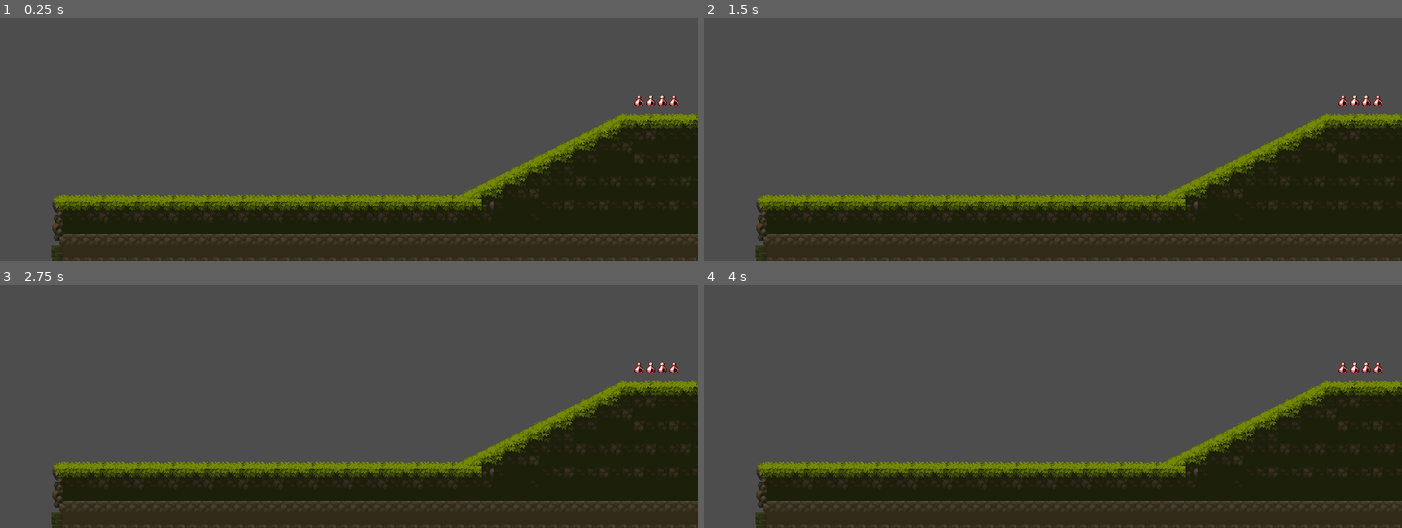
Above: before the commit, frames 1-4 (two rows, left to right).
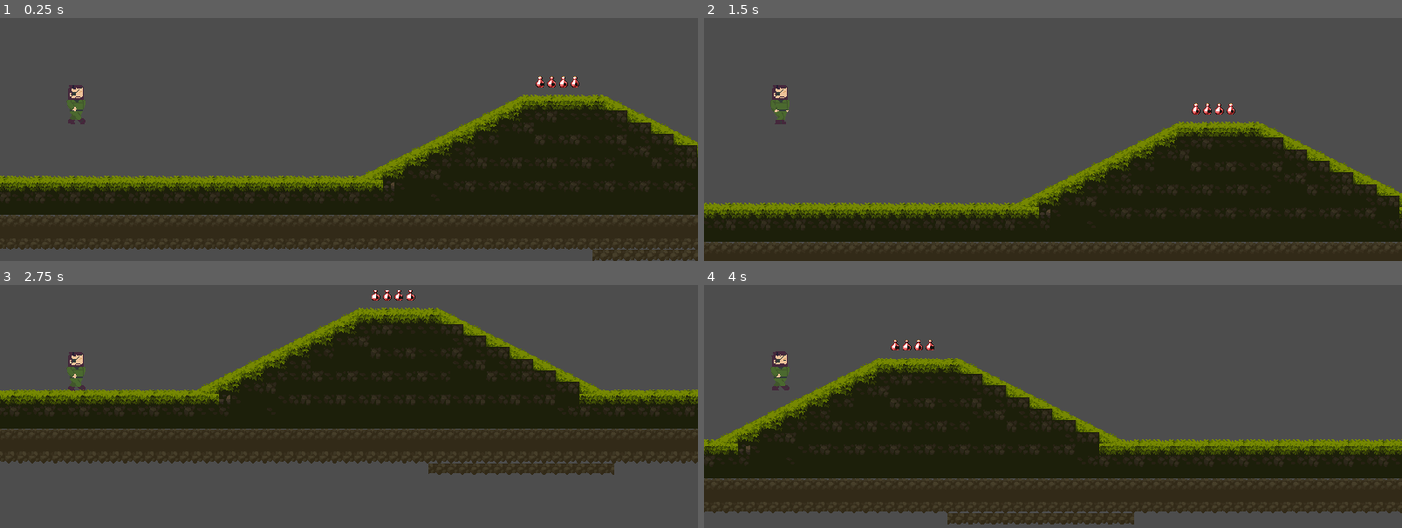
Above: after the commit, the same moments.

Repository: JuanGdev/Autum-Tavern-Game-Jam-2023
Game: Godot game, scene res://debug_physics_test_map/test_map.tscn
The game is run twice, just before and just after one commit, with the same random seed, the same clock (stepped at 60 frames per second) and the same inputs.
Inputs:
- Up to frame 1 (0.25 s): no input
- Up to frame 2 (1.5 s): tap Enter (ui_accept) at 0.5 s; hold Right (ui_right) from 0.53 s (still down); tap Space (jump) at 0.77 s
- Up to frame 3 (2.75 s): tap Space (jump) at 1.52 s; release Right (ui_right) at 2.03 s; hold Left (ui_left) from 2.03 s (still down)
- Up to frame 4 (4 s): release Left (ui_left) at 2.78 s; hold Right (ui_right) from 2.78 s (still down); tap Space (jump) at 3.02, 3.77 s

The runs differ from the first frame. In frame 1, 26% of the frame differs, in the area x 0-100%, y 24-100%; in frame 2, 19%; in frame 3, 62%, in the area x 0-100%, y 2-100%; in frame 4, 37%.
Error before the commit: Invalid access to property or key 'position' on a base object of type 'null instance'. (res://debug_physics_test_map/Node2D.gd:12)

Commit message:
Update daredevil.tscn

Diff:
--- a/Daredevil_character/daredevil.tscn
+++ b/Daredevil_character/daredevil.tscn
@@ -1,56 +1,78 @@
-[gd_scene load_steps=14 format=3 uid="uid://bmxxhsxpo0uae"]
+[gd_scene load_steps=18 format=3 uid="uid://bmxxhsxpo0uae"]
 
 [ext_resource type="Script" path="res://Daredevil_character/daredevil.gd" id="1_0fwrq"]
-[ext_resource type="Texture2D" uid="uid://ehqgno3no1md" path="res://art/esnaque.png" id="3_x5lyj"]
+[ext_resource type="Texture2D" uid="uid://b1vmnishf6f7b" path="res://art/SPRITES/esnaque.png" id="2_6g3wl"]
 
 [sub_resource type="CapsuleShape2D" id="CapsuleShape2D_8a0li"]
 radius = 15.89
 height = 61.18
 
-[sub_resource type="AtlasTexture" id="AtlasTexture_g7vd5"]
-atlas = ExtResource("3_x5lyj")
-region = Rect2(0, 0, 37, 63)
+[sub_resource type="AtlasTexture" id="AtlasTexture_o02ko"]
+atlas = ExtResource("2_6g3wl")
+region = Rect2(0, 0, 64, 64)
 
-[sub_resource type="AtlasTexture" id="AtlasTexture_2qukv"]
-atlas = ExtResource("3_x5lyj")
-region = Rect2(37, 0, 37, 63)
+[sub_resource type="AtlasTexture" id="AtlasTexture_u6ygx"]
+atlas = ExtResource("2_6g3wl")
+region = Rect2(64, 0, 64, 64)
 
-[sub_resource type="AtlasTexture" id="AtlasTexture_e68p3"]
-atlas = ExtResource("3_x5lyj")
-region = Rect2(0, 189, 37, 63)
+[sub_resource type="AtlasTexture" id="AtlasTexture_43bue"]
+atlas = ExtResource("2_6g3wl")
+region = Rect2(128, 0, 64, 64)
 
-[sub_resource type="AtlasTexture" id="AtlasTexture_lc132"]
-atlas = ExtResource("3_x5lyj")
-region = Rect2(0, 126, 37, 63)
+[sub_resource type="AtlasTexture" id="AtlasTexture_5sy10"]
+atlas = ExtResource("2_6g3wl")
+region = Rect2(192, 0, 64, 64)
 
-[sub_resource type="AtlasTexture" id="AtlasTexture_fsuv6"]
-atlas = ExtResource("3_x5lyj")
-region = Rect2(0, 63, 37, 63)
+[sub_resource type="AtlasTexture" id="AtlasTexture_had7d"]
+atlas = ExtResource("2_6g3wl")
+region = Rect2(832, 0, 64, 64)
 
-[sub_resource type="AtlasTexture" id="AtlasTexture_obefd"]
-atlas = ExtResource("3_x5lyj")
-region = Rect2(37, 63, 37, 63)
+[sub_resource type="AtlasTexture" id="AtlasTexture_ye4ca"]
+atlas = ExtResource("2_6g3wl")
+region = Rect2(640, 0, 64, 64)
 
-[sub_resource type="AtlasTexture" id="AtlasTexture_q5a6s"]
-atlas = ExtResource("3_x5lyj")
-region = Rect2(74, 63, 37, 63)
+[sub_resource type="AtlasTexture" id="AtlasTexture_y2vmw"]
+atlas = ExtResource("2_6g3wl")
+region = Rect2(704, 0, 64, 64)
 
-[sub_resource type="AtlasTexture" id="AtlasTexture_ug6f6"]
-atlas = ExtResource("3_x5lyj")
-region = Rect2(111, 63, 37, 63)
+[sub_resource type="AtlasTexture" id="AtlasTexture_oct85"]
+atlas = ExtResource("2_6g3wl")
+region = Rect2(768, 0, 64, 64)
 
-[sub_resource type="AtlasTexture" id="AtlasTexture_30yb1"]
-atlas = ExtResource("3_x5lyj")
-region = Rect2(148, 63, 37, 63)
+[sub_resource type="AtlasTexture" id="AtlasTexture_mirkr"]
+atlas = ExtResource("2_6g3wl")
+region = Rect2(256, 0, 64, 64)
 
-[sub_resource type="SpriteFrames" id="SpriteFrames_rhkr2"]
+[sub_resource type="AtlasTexture" id="AtlasTexture_4mmo5"]
+atlas = ExtResource("2_6g3wl")
+region = Rect2(320, 0, 64, 64)
+
+[sub_resource type="AtlasTexture" id="AtlasTexture_jete0"]
+atlas = ExtResource("2_6g3wl")
+region = Rect2(384, 0, 64, 64)
+
+[sub_resource type="AtlasTexture" id="AtlasTexture_733f3"]
+atlas = ExtResource("2_6g3wl")
+region = Rect2(448, 0, 64, 64)
+
+[sub_resource type="AtlasTexture" id="AtlasTexture_87otw"]
+atlas = ExtResource("2_6g3wl")
+region = Rect2(512, 0, 64, 64)
+
+[sub_resource type="SpriteFrames" id="SpriteFrames_g1d6m"]
 animations = [{
 "frames": [{
 "duration": 1.0,
-"texture": SubResource("AtlasTexture_g7vd5")
+"texture": SubResource("AtlasTexture_o02ko")
 }, {
 "duration": 1.0,
-"texture": SubResource("AtlasTexture_2qukv")
+"texture": SubResource("AtlasTexture_u6ygx")
+}, {
+"duration": 1.0,
+"texture": SubResource("AtlasTexture_43bue")
+}, {
+"duration": 1.0,
+"texture": SubResource("AtlasTexture_5sy10")
 }],
 "loop": true,
 "name": &"idle",
@@ -58,7 +80,7 @@
 }, {
 "frames": [{
 "duration": 1.0,
-"texture": SubResource("AtlasTexture_e68p3")
+"texture": SubResource("AtlasTexture_had7d")
 }],
 "loop": true,
 "name": &"jump",
@@ -66,7 +88,13 @@
 }, {
 "frames": [{
 "duration": 1.0,
-"texture": SubResource("AtlasTexture_lc132")
+"texture": SubResource("AtlasTexture_ye4ca")
+}, {
+"duration": 1.0,
+"texture": SubResource("AtlasTexture_y2vmw")
+}, {
+"duration": 1.0,
+"texture": SubResource("AtlasTexture_oct85")
 }],
 "loop": true,
 "name": &"run",
@@ -74,19 +102,19 @@
 }, {
 "frames": [{
 "duration": 1.0,
-"texture": SubResource("AtlasTexture_fsuv6")
+"texture": SubResource("AtlasTexture_mirkr")
 }, {
 "duration": 1.0,
-"texture": SubResource("AtlasTexture_obefd")
+"texture": SubResource("AtlasTexture_4mmo5")
 }, {
 "duration": 1.0,
-"texture": SubResource("AtlasTexture_q5a6s")
+"texture": SubResource("AtlasTexture_jete0")
 }, {
 "duration": 1.0,
-"texture": SubResource("AtlasTexture_ug6f6")
+"texture": SubResource("AtlasTexture_733f3")
 }, {
 "duration": 1.0,
-"texture": SubResource("AtlasTexture_30yb1")
+"texture": SubResource("AtlasTexture_87otw")
 }],
 "loop": true,
 "name": &"walk",
@@ -99,8 +127,6 @@
 [node name="CollisionShape2D" type="CollisionShape2D" parent="."]
 shape = SubResource("CapsuleShape2D_8a0li")
 
-[node name="AnimationPlayer" type="AnimationPlayer" parent="."]
-
 [node name="AnimatedSprite2D" type="AnimatedSprite2D" parent="."]
-sprite_frames = SubResource("SpriteFrames_rhkr2")
+sprite_frames = SubResource("SpriteFrames_g1d6m")
 animation = &"walk"
